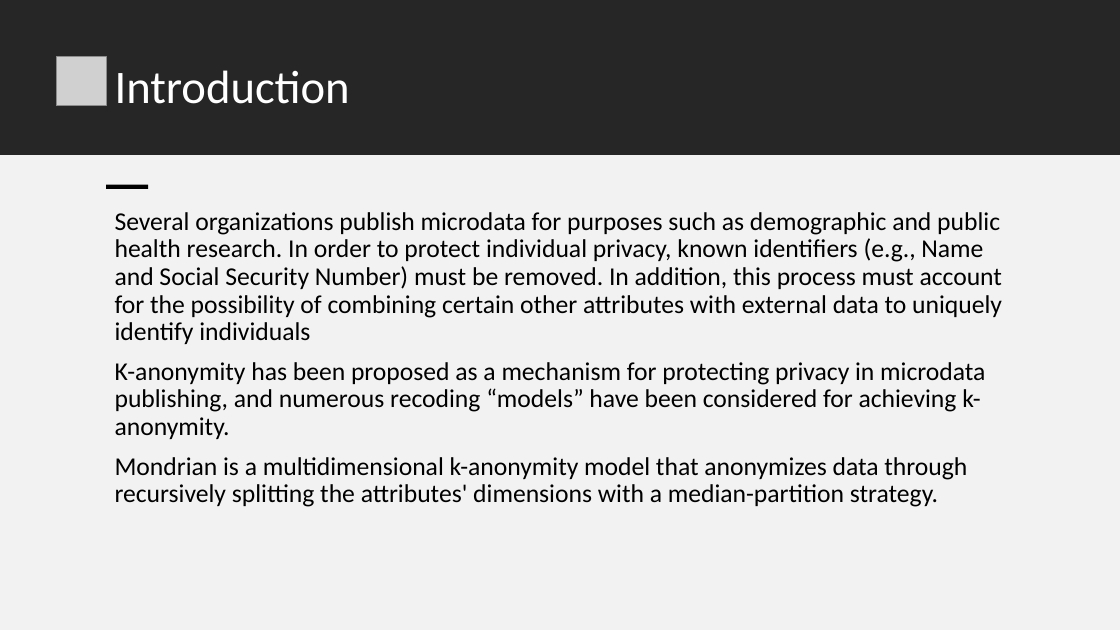
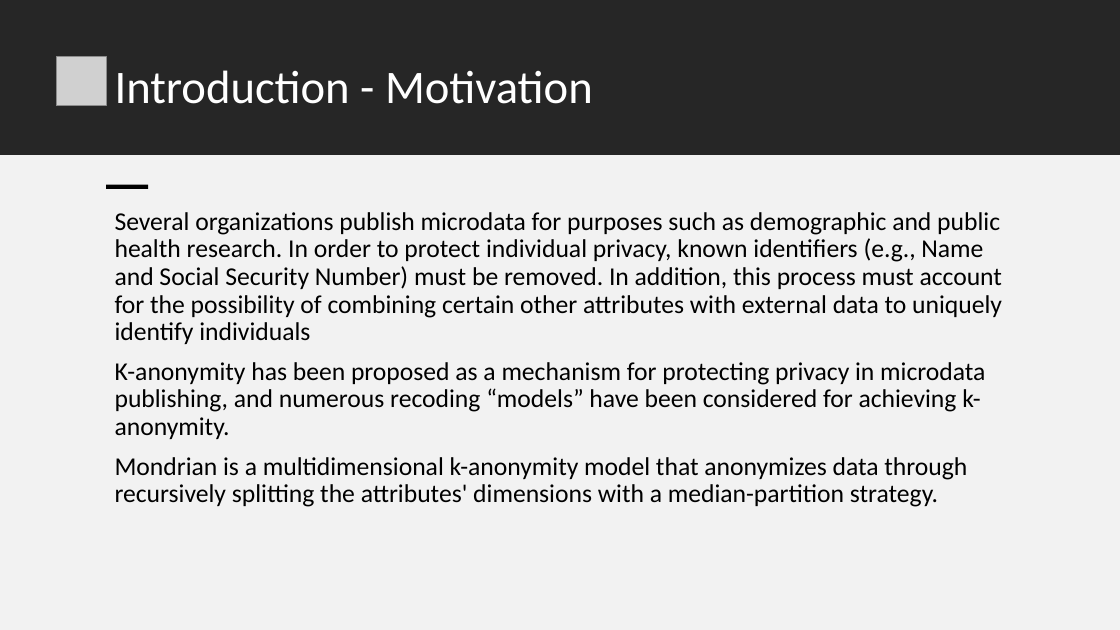
Before and after one commit to Andrew0133/Mondrian-k-anonimity, a slide deck: slide 2 of Presentation.pptx. Drawn at 1120x630 pixels with LibreOffice and Linux fonts; fonts in the diff are those of the drawing; grey boxes stand for pictures. Boxes give left, top, right and bottom in pixels: in the first picture for what was removed or moved away, otherwise in the second. Text is boxed around its words. In the diff, an @@ line names an element or a change of style, - is before the commit and + after.

Commit message:
Changed presentation. Code refactor.

```diff
--- a/Presentation.pptx
+++ b/Presentation.pptx
@@ title at (x1=115, y1=70, x2=593, y2=104): text changed @@
-Introduction
+Introduction - Motivation
```
Also in this commit, not shown: 1 slide added, 2 other files.
